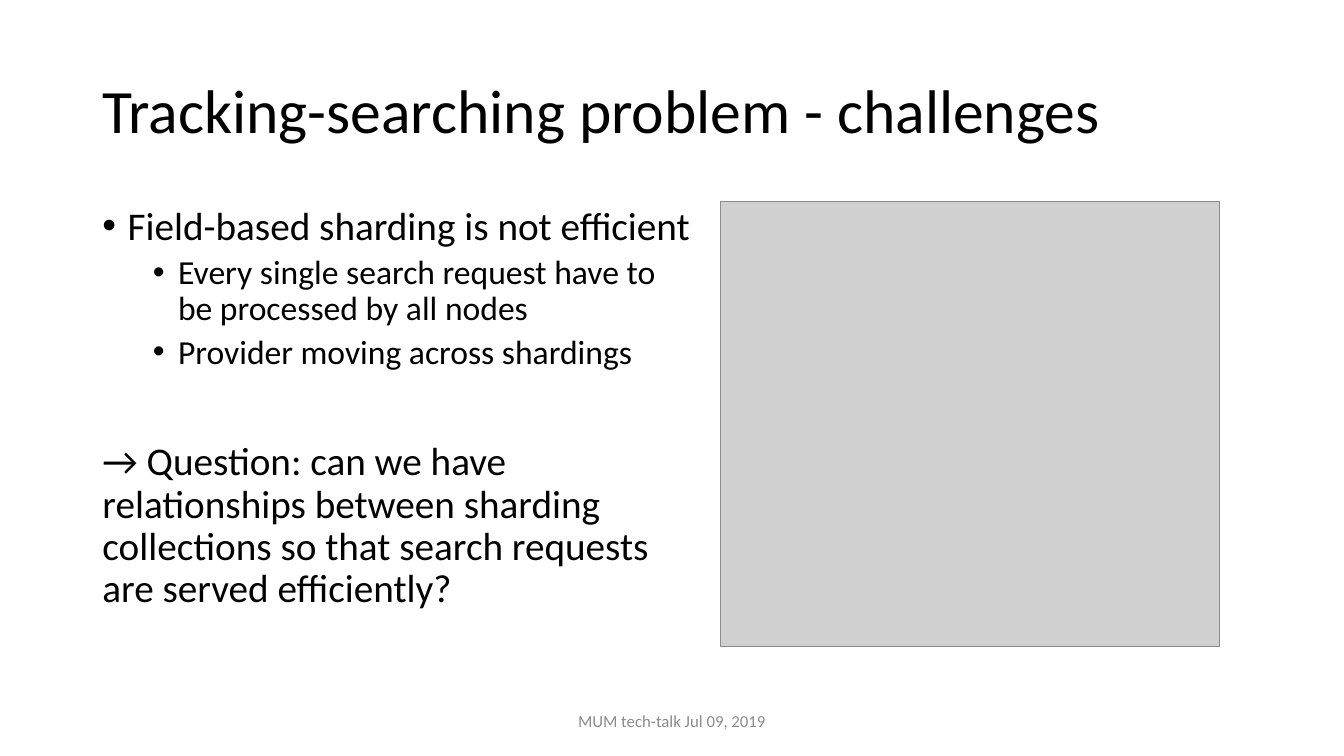
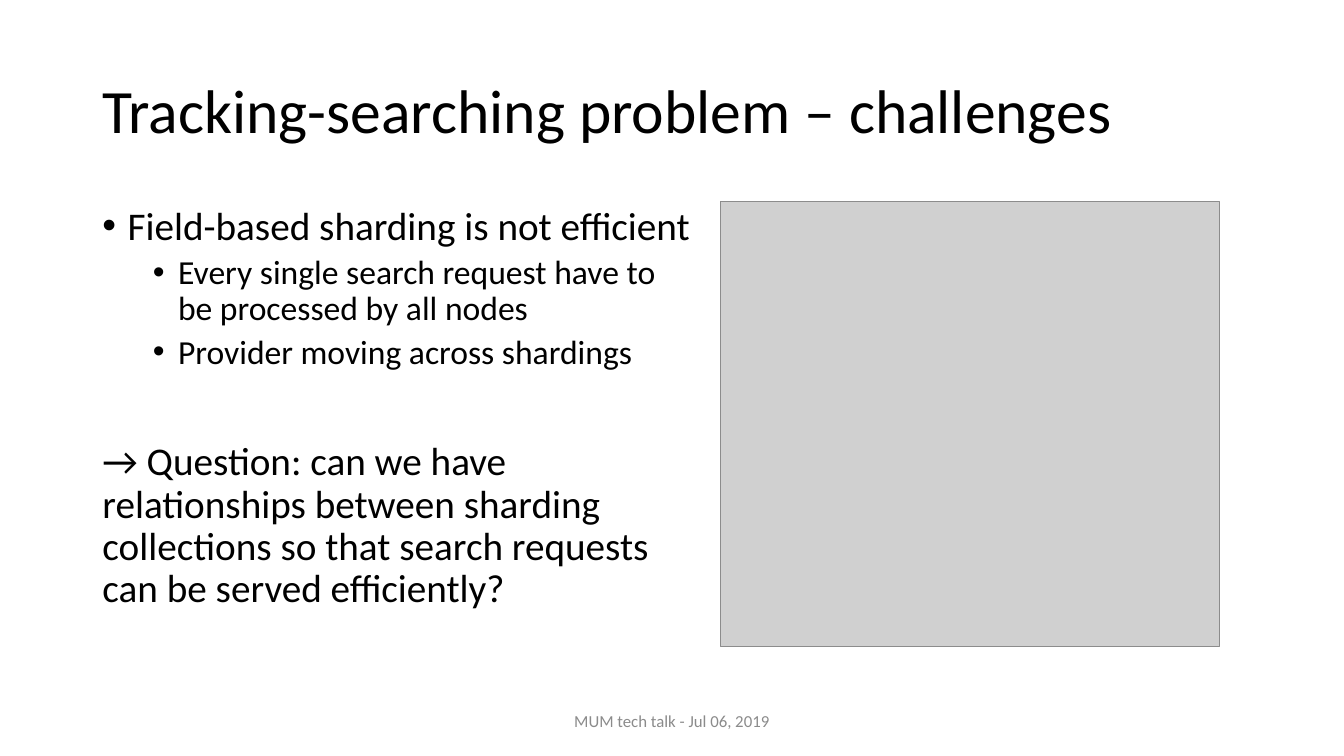
Before and after one commit to nghianghesi/hms, a slide deck: slide 6 of slide.pptx. Drawn at 1344x756 pixels with LibreOffice and Linux fonts; fonts in the diff are those of the drawing; grey boxes stand for pictures. Boxes give left, top, right and bottom in pixels: in the first picture for what was removed or moved away, otherwise in the second. Text is boxed around its words. In the diff, an @@ line names an element or a change of style, - is before the commit and + after.

```diff
--- a/slide.pptx
+++ b/slide.pptx
@@ title at box(102, 90, 1111, 144): text changed @@
-Tracking-searching problem - challenges
+Tracking-searching problem – challenges
@@ text at box(102, 447, 648, 609): text changed @@
-→ Question: can we have relationships between sharding collections so that search requests are served efficiently?
+→ Question: can we have relationships between sharding collections so that search requests can be served efficiently?
@@ text at box(574, 715, 769, 729): text changed @@
-MUM tech-talk Jul 09, 2019
+MUM tech talk - Jul 06, 2019
```
Also in this commit, not shown: 8 other slides changed, 19 slides added.
